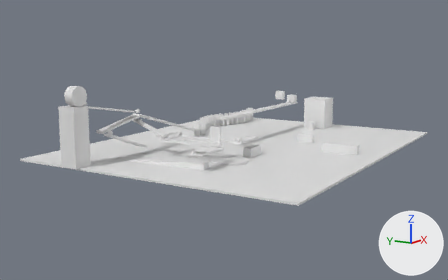
Two versions of the Blender file master.blend, one commit apart.
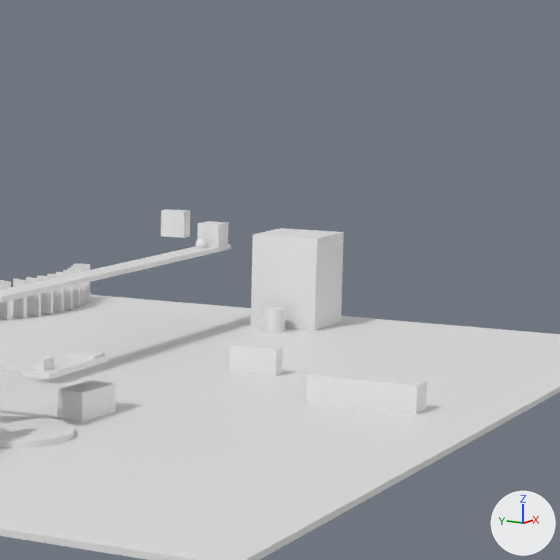
Each version appears first whole from a 50 mm camera at (-124.1, -71.7, 27.3) aimed at (-2.0, 3.9, 1.7), and next in a close-up on the part from 50% to 90% of the width and 9% to 72% of the height. Every picture has the same lights, and +X, +Y and +Z are marked at lower right.

In view in the first close-up: '5kg', 'Blockade', 'Car', 'Coffee machine', 'Cup', 'Flamethrower', 'Plate', 'Pushing button', 'Ramp.005', 'Seesaw cheese', 'Table'.
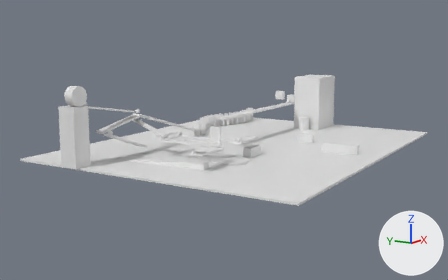
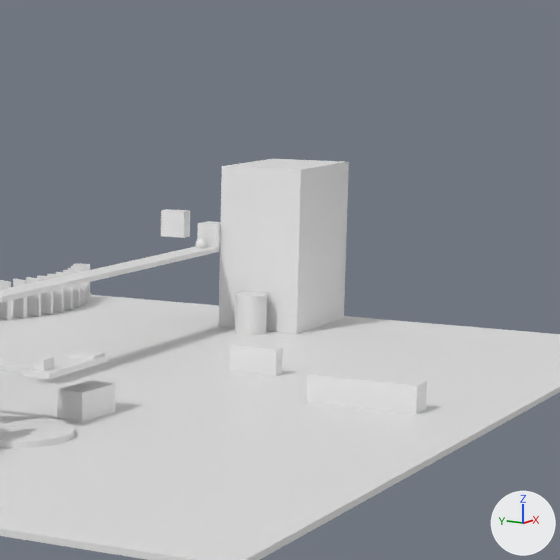
Commit message: coffee machine scaled

What changed in the scene script:
```text
Change ob_coffee_machine:
    ob_coffee_machine.location: (35.84, -3.65, 4.4) -> (35.84, -2.31, 7.4)
    ob_coffee_machine.scale: (1.0, 1.0, 1.0) -> (1.78, 1.22, 1.75)
Change ob_cup:
    ob_cup.location: (30.84, -3.65, 1.4) -> (29.17, -2.31, 2.07)
    ob_cup.scale: (1.0, 1.0, 1.0) -> (1.33, 1.33, 1.67)
```

Location of each change, (x1, y1, x2, y2) in pixels of the close-ups (560 x 560 px):
'Coffee machine', moved, rescaled (40% wider, 69% taller): before (251, 228, 344, 331); after (218, 159, 349, 334)
'Cup', moved, rescaled (32% wider, 63% taller): before (261, 307, 285, 333); after (235, 292, 267, 335)
